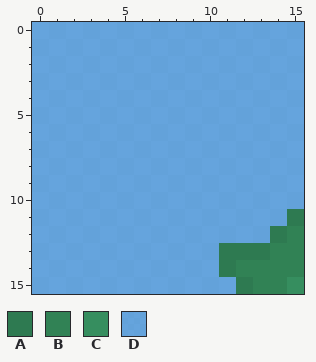
Pixel-art sprite: res/com/kingdomtile/tile/water_03.png. The picture above is the old version.
The file is 16x16 pixels.
Palette (. is transparent): A #2e7a51  B #318255  C #368e5f  D #589de8c8
Pixels before, first column x 0:
 0 DDDDDDDDDDDDDDDD
 1 DDDDDDDDDDDDDDDD
 2 DDDDDDDDDDDDDDDD
 3 DDDDDDDDDDDDDDDD
 4 DDDDDDDDDDDDDDDD
 5 DDDDDDDDDDDDDDDD
 6 DDDDDDDDDDDDDDDD
 7 DDDDDDDDDDDDDDDD
 8 DDDDDDDDDDDDDDDD
 9 DDDDDDDDDDDDDDDD
10 DDDDDDDDDDDDDDDD
11 DDDDDDDDDDDDDDDA
12 DDDDDDDDDDDDDDAB
13 DDDDDDDDDDDAAABB
14 DDDDDDDDDDDABBBB
15 DDDDDDDDDDDDABBC
Now the later version:
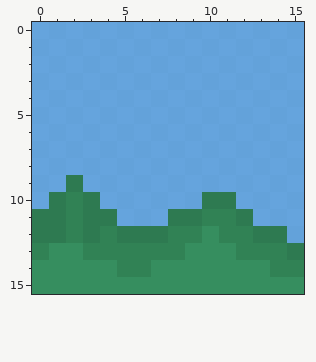
Change:
Changed rows in their new state; - is an unchanged pixel.
first column x 0:
 9 --A-------------
10 -ABA------AA----
11 AABAA---AABBA--D
12 AABABAAABBCBBA-D
13 BCCBBBBBBCCCBB-A
14 CCCCCBBCCCCCCC--
15 CCCCCCCCCCCCCCC-
Where, in picture pixels (left, top, right, bottom), the same in both pictures:
changed: (32, 175, 304, 294)
